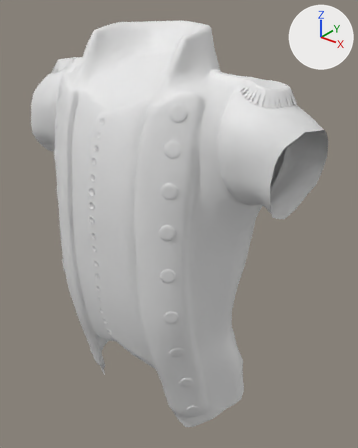
What one commit did to the FBX model VRPO/Assets/Resources/3D/Player_Model.fbx.
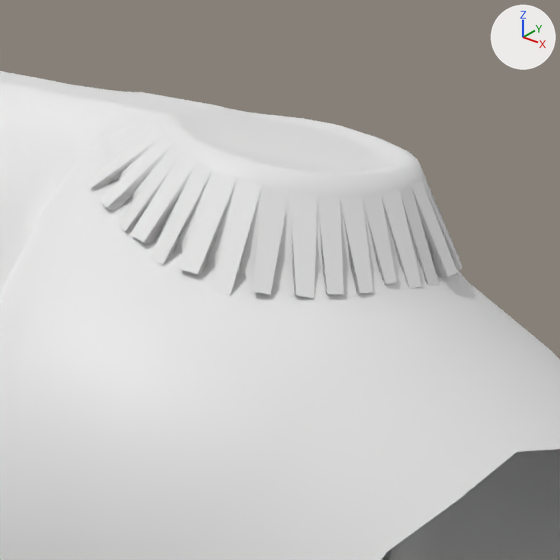
The first picture shows the older version from a 50 mm camera at (3.8, -4.25, 4.54) aimed at (0.21, 0.24, 1.75). The close-ups show both versions on the part from 63% to 87% of the width and 14% to 33% of the height of that picture; other places that the commit changed are outside them. Arrows for +X, +Y and +Z are at upper right; the lights stay in place. Materials are left out; every surface is plain grey. Where no turn or scale is listed for an object, it has been applied to the vertices.

Names of what the first close-up shows: 'Captain_Coat', 'Captain_Coat.001'.
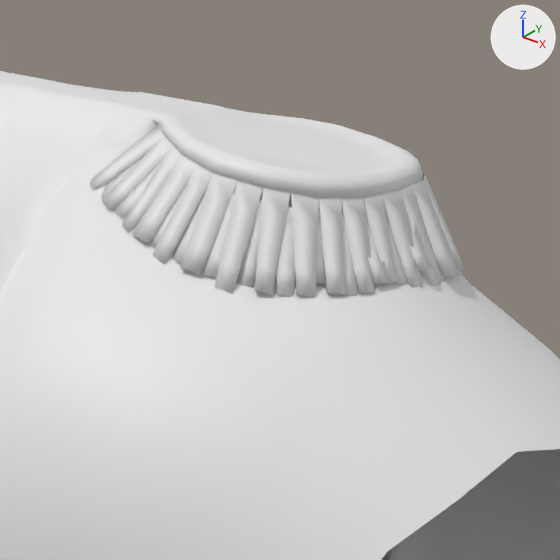
The edits, one by one:
me_cube_000 is used by ob_captain_coat; location (0.0, 0.0, 0.0).
me_cube_000 had 6024 vertices, 5617 faces and spanned x -1.96..1.96, y -0.94..0.92, z -0.93..4.15.
me_cube_000 now has 6064 vertices, 5658 faces and spans x -1.96..1.96, y -0.94..0.92, z -0.93..4.15.
me_cube_000 part 2: 37 vertices moved from x 0.79..1.69, y -0.15..0.34, z 3.51..3.74 to x 0.79..1.68, y -0.14..0.33, z 3.51..3.74; 19 vertices removed from x 1.22..1.68, y -0.14..0.33, z 3.53..3.67; 59 vertices added at x 1.23..1.66, y -0.13..0.32, z 3.52..3.69.
me_mesh is used by ob_captain_coat_001; location (0.0, 0.0, 0.0); rotation (0.0, 0.0, -0.0012), in degrees (0, 0, -0.1).
me_mesh had 352 vertices, 290 faces and spanned x -1.71..1.71, y -0.18..0.38, z 3.48..3.69.
me_mesh now has 2072 vertices, 1948 faces and spans x -1.71..1.71, y -0.18..0.38, z 3.48..3.69.
me_mesh part 1: 13 vertices removed from x 1.53..1.71, y -0.16..0.34, z 3.48..3.63; 873 vertices added at x 1.19..1.71, y -0.17..0.38, z 3.48..3.67.
Object 'Captain_Coat.001' (ob_captain_coat_001) turns from (0, 0, -0.1) to (0, 0, 0) degrees about x, y and z.

Where the change shows, as pixel boxes [x1, y1, x2, y2] in the close-ups (560 x 560 px; the box of a moved part takes in the faces that stretch with it):
'Captain_Coat.001', reshaped, turned: before [87, 124, 462, 298]; after [90, 124, 463, 298]
part 1 of me_mesh, built on: before [253, 175, 462, 298]; after [90, 124, 463, 298]
part 2 of me_cube_000, moved or reshaped: before [88, 118, 425, 299]; after [88, 118, 426, 299]
